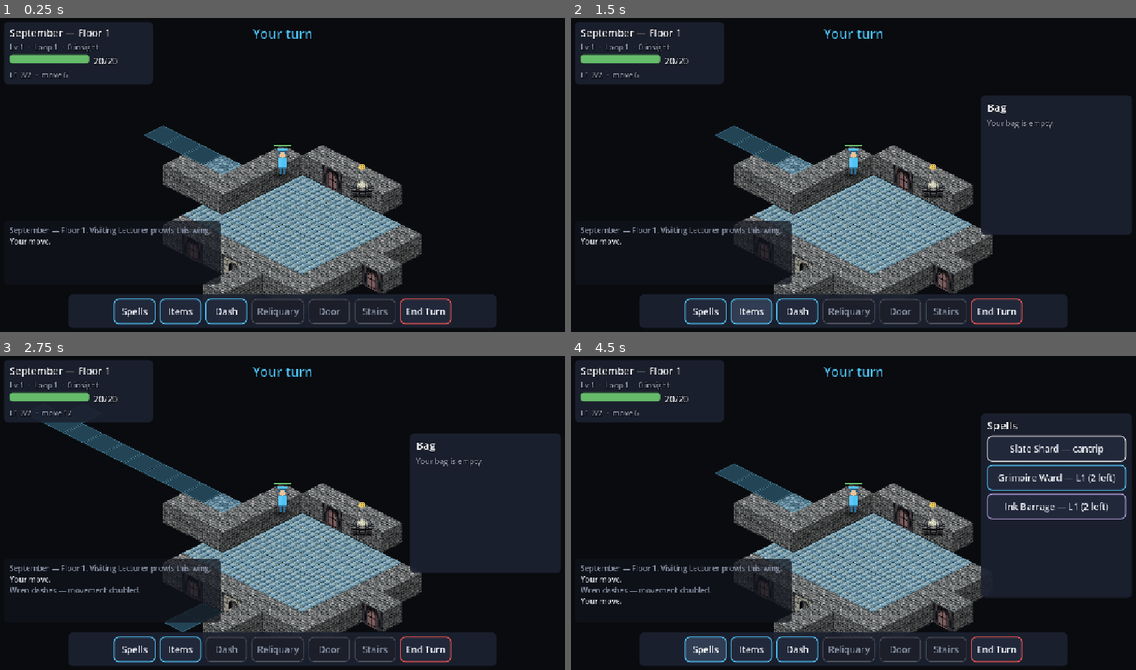
Above: before the commit, frames 1-4 (two rows, left to right).
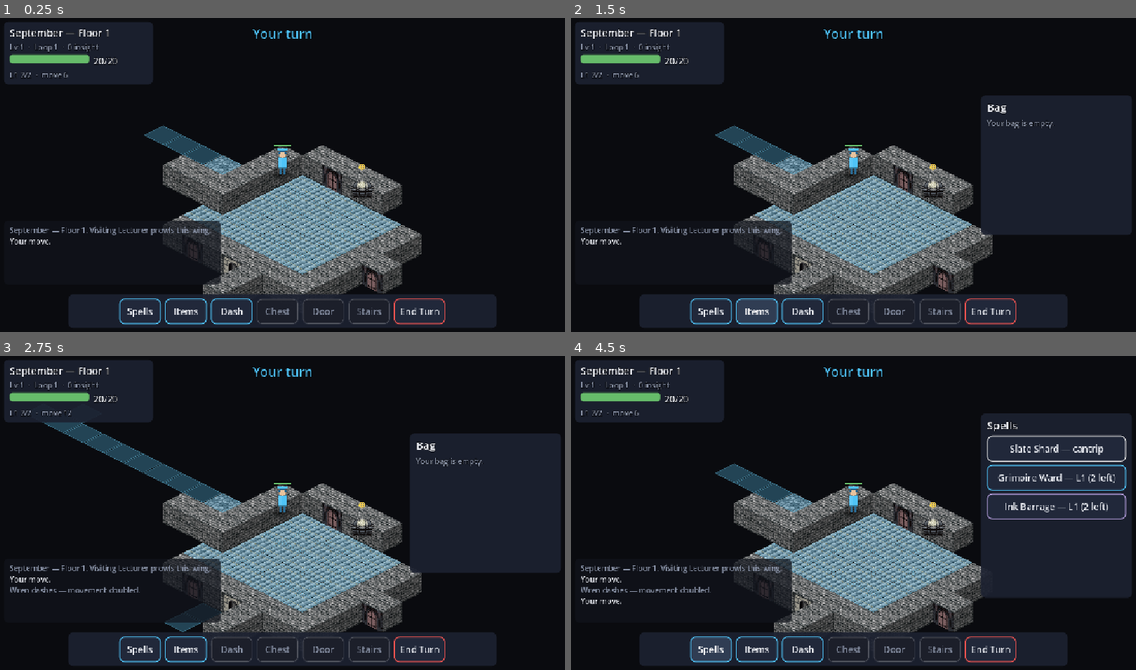
Above: after the commit, the same moments.

Repository: icco/curriculum
Game: Godot game, scene res://scenes/Main.tscn
Two runs of this game, one before a commit and one after it. Both use one fixed random seed, a clock stepped at 60 frames per second and the inputs below.
Inputs (mouse positions are in pixels of both pictures, inside the frame that each line leads up to):
- Up to frame 1 (0.25 s): no input
- Up to frame 2 (1.5 s): click "Spells" at 0.5 s; click "Items" at 1.25 s
- Up to frame 3 (2.75 s): click "Dash" at 2 s
- Up to frame 4 (4.5 s): click "End Turn" at 2.75 s; tap Enter (action_confirm) at 3.5 s; move the mouse to (977, 497) at 3.52 s; hold Enter (action_confirm) 3.53-4.25 s; click (977, 497) at 3.67 s; click "Spells" at 4.25 s

The runs differ from the first frame. In frame 1, 1.0% of the frame differs, in the area x 20-80%, y 89-98%; in frame 2, 1.1%; in frame 3, 1.0%; in frame 4, 1.1%.

Commit message:
refactor: rename reliquary to chest
Covers the Prop and Floor enums, the room type and its label, the HUD button,
hint and log strings, the manifest, and the asset filenames.

"Chest Row" as a room name reads a little oddly where "Reliquary Row" did not;
say the word and it becomes Vault Row or similar.

Co-Authored-By: Claude Opus 5 <noreply@anthropic.com>

Diff:
--- a/scripts/Main.gd
+++ b/scripts/Main.gd
@@ -171,13 +171,13 @@
 	var container: Dictionary = session.map.containers.get(cell, {})
 	if not container.is_empty() and not bool(container.get("looted", false)):
 		if not session.has_action():
-			hud.set_hint("No action left to open that reliquary.")
+			hud.set_hint("No action left to open that chest.")
 			return true
 		pending = {"kind": "loot", "cell": cell}
 		mode = Mode.PREVIEW
 		board.set_cursor(cell)
 		hud.show_confirm("Open")
-		hud.set_hint("Open the reliquary. Tap again or Confirm.")
+		hud.set_hint("Open the chest. Tap again or Confirm.")
 		return true
 	if session.map.doors.has(cell):
 		pending = {"kind": "door", "cell": cell}
--- a/scripts/core/FloorSession.gd
+++ b/scripts/core/FloorSession.gd
@@ -252,14 +252,14 @@
 		return []
 	var cell := adjacent_container()
 	if cell == Vector2i(-1, -1):
-		return [{"type": "info", "text": "No reliquary within reach."}]
+		return [{"type": "info", "text": "No chest within reach."}]
 	if not tm.spend_action(player):
 		return [{"type": "info", "text": "No action left this turn."}]
 	(map.containers[cell] as Dictionary)["looted"] = true
 	var item := Roster.roll_loot(depth)
 	if item == null:
 		return [{"type": "loot", "cell": cell, "item": null,
-			"text": "The reliquary is empty. Someone got here first."}]
+			"text": "The chest is empty. Someone got here first."}]
 	return [{"type": "loot", "cell": cell, "item": item, "text": _take_item(item)}]
 
 ## Auto-equips upgrades so mobile play needs no inventory screen.
--- a/scripts/core/MapData.gd
+++ b/scripts/core/MapData.gd
@@ -5,7 +5,7 @@
 ## (line of sight, cover, reachability). Knows nothing about rendering.
 
 enum Tile { VOID, FLOOR, WALL, DOOR, STAIRS }
-enum Prop { NONE, DESK, CHAIR, BRAZIER, RELIQUARY, BOOKSHELF, RUNE_SLATE, PODIUM }
+enum Prop { NONE, DESK, CHAIR, BRAZIER, CHEST, BOOKSHELF, RUNE_SLATE, PODIUM }
 enum Cover { NONE, HALF, THREE_QUARTERS }
 
 ## Waist-high props: they cost movement and grant half cover, but you can see
@@ -13,7 +13,7 @@
 const LOW_PROPS := [Prop.DESK, Prop.CHAIR, Prop.BRAZIER, Prop.PODIUM]
 ## Props taller than a person: three-quarters cover to anyone standing against
 ## them, and a hard sight blocker at any greater distance.
-const TALL_PROPS := [Prop.RELIQUARY, Prop.BOOKSHELF, Prop.RUNE_SLATE]
+const TALL_PROPS := [Prop.CHEST, Prop.BOOKSHELF, Prop.RUNE_SLATE]
 
 const DIRS_8 := [
 	Vector2i(1, 0), Vector2i(-1, 0), Vector2i(0, 1), Vector2i(0, -1),
--- a/scripts/core/MapGenerator.gd
+++ b/scripts/core/MapGenerator.gd
@@ -3,7 +3,7 @@
 
 ## NetHack-flavoured floor plan generator dressed up as an academy wing:
 ## rejection-sampled rectangular rooms joined by one-tile hallways, then
-## furnished with cover props, warded reliquaries, doors and a stairwell.
+## furnished with cover props, warded chests, doors and a stairwell.
 
 const ROOM_KINDS := {
 	"lecture_hall": {"label": "Lecture Hall", "weight": 4.0, "min": Vector2i(6, 5), "max": Vector2i(11, 8)},
@@ -11,7 +11,7 @@
 	"scriptorium": {"label": "Scriptorium", "weight": 1.5, "min": Vector2i(8, 7), "max": Vector2i(13, 10)},
 	"refectory": {"label": "Refectory", "weight": 1.0, "min": Vector2i(9, 8), "max": Vector2i(14, 11)},
 	"training_yard": {"label": "Training Yard", "weight": 1.0, "min": Vector2i(10, 8), "max": Vector2i(14, 11)},
-	"reliquary_row": {"label": "Reliquary Row", "weight": 2.0, "min": Vector2i(5, 4), "max": Vector2i(9, 7)},
+	"chest_row": {"label": "Chest Row", "weight": 2.0, "min": Vector2i(5, 4), "max": Vector2i(9, 7)},
 	"proctors_study": {"label": "Proctor's Study", "weight": 1.5, "min": Vector2i(5, 4), "max": Vector2i(8, 6)},
 }
 
@@ -173,7 +173,7 @@
 			"scriptorium": _furnish_scriptorium(map, room)
 			"refectory": _furnish_refectory(map, room)
 			"training_yard": _furnish_training_yard(map, room)
-			"reliquary_row": _furnish_reliquaries(map, room)
+			"chest_row": _furnish_chests(map, room)
 			"proctors_study": _furnish_study(map, room)
 	_scatter_hall_props(map)
 	_clear_thresholds(map)
@@ -214,7 +214,7 @@
 				_try_prop(map, Vector2i(x, y), MapData.Prop.DESK)
 	for i in 3:
 		_try_prop(map, map.random_floor_in_room(room), MapData.Prop.BOOKSHELF)
-	_try_prop(map, map.random_floor_in_room(room), MapData.Prop.RELIQUARY)
+	_try_prop(map, map.random_floor_in_room(room), MapData.Prop.CHEST)
 
 func _furnish_scriptorium(map: MapData, room: Dictionary) -> void:
 	var rect: Rect2i = room["rect"]
@@ -238,21 +238,21 @@
 	for i in 5:
 		_try_prop(map, map.random_floor_in_room(room), MapData.Prop.CHAIR)
 	for i in 2:
-		_try_prop(map, map.random_floor_in_room(room), MapData.Prop.RELIQUARY)
-
-func _furnish_reliquaries(map: MapData, room: Dictionary) -> void:
+		_try_prop(map, map.random_floor_in_room(room), MapData.Prop.CHEST)
+
+func _furnish_chests(map: MapData, room: Dictionary) -> void:
 	var rect: Rect2i = room["rect"]
 	for x in range(rect.position.x, rect.end.x):
 		if Dice.chance(0.7):
-			_try_prop(map, Vector2i(x, rect.position.y), MapData.Prop.RELIQUARY)
+			_try_prop(map, Vector2i(x, rect.position.y), MapData.Prop.CHEST)
 		if Dice.chance(0.7):
-			_try_prop(map, Vector2i(x, rect.end.y - 1), MapData.Prop.RELIQUARY)
+			_try_prop(map, Vector2i(x, rect.end.y - 1), MapData.Prop.CHEST)
 
 func _furnish_study(map: MapData, room: Dictionary) -> void:
 	var rect: Rect2i = room["rect"]
 	_try_prop(map, rect.position, MapData.Prop.DESK)
 	_try_prop(map, Vector2i(rect.end.x - 1, rect.position.y), MapData.Prop.BOOKSHELF)
-	_try_prop(map, Vector2i(rect.position.x, rect.end.y - 1), MapData.Prop.RELIQUARY)
+	_try_prop(map, Vector2i(rect.position.x, rect.end.y - 1), MapData.Prop.CHEST)
 	for i in 2:
 		_try_prop(map, map.random_floor_in_room(room), MapData.Prop.CHAIR)
 
@@ -271,7 +271,7 @@
 			if wall_neighbors >= 2:
 				continue
 			if Dice.chance(0.03):
-				_try_prop(map, p, MapData.Prop.RELIQUARY)
+				_try_prop(map, p, MapData.Prop.CHEST)
 			elif Dice.chance(0.03):
 				_try_prop(map, p, MapData.Prop.BRAZIER)
 
@@ -369,7 +369,7 @@
 	for y in height:
 		for x in width:
 			var p := Vector2i(x, y)
-			if map.prop_at(p) == MapData.Prop.RELIQUARY and _adjacent_reachable(map, p, reach):
+			if map.prop_at(p) == MapData.Prop.CHEST and _adjacent_reachable(map, p, reach):
 				locker_cells.append(p)
 
 	for p: Vector2i in Dice.shuffled(locker_cells).slice(0, loot_target):
@@ -396,7 +396,7 @@
 	for p: Vector2i in Dice.shuffled(candidates):
 		if map.containers.size() >= loot_target:
 			break
-		map.set_prop(p, MapData.Prop.RELIQUARY)
+		map.set_prop(p, MapData.Prop.CHEST)
 		var after: Dictionary = map.flood_fill(map.entry_pos, width * height)["cost"]
 		if after.size() < baseline - 1:
 			map.set_prop(p, MapData.Prop.NONE)  # would have sealed something off
--- a/scripts/ui/HUD.gd
+++ b/scripts/ui/HUD.gd
@@ -123,7 +123,7 @@
 		["spells", "Spells", &""],
 		["items", "Items", &""],
 		["dash", "Dash", &""],
-		["loot", "Reliquary", &""],
+		["loot", "Chest", &""],
 		["door", "Door", &""],
 		["descend", "Stairs", &""],
 		["end_turn", "End Turn", &"DangerButton"],
--- a/scripts/view/ArtFactory.gd
+++ b/scripts/view/ArtFactory.gd
@@ -9,7 +9,7 @@
 const BLOCK_H := 32  ## how far a wall/door block rises above its floor diamond
 
 ## Floor tile ids inside the floor atlas (one column each).
-enum Floor { HALL, LECTURE_HALL, ALCHEMY, SCRIPTORIUM, REFECTORY, TRAINING_YARD, RELIQUARY, STUDY, STAIRS }
+enum Floor { HALL, LECTURE_HALL, ALCHEMY, SCRIPTORIUM, REFECTORY, TRAINING_YARD, CHEST, STUDY, STAIRS }
 ## Block tile ids inside the block atlas.
 enum Block { WALL, DOOR_CLOSED, DOOR_OPEN }
 
@@ -19,7 +19,7 @@
 	"scriptorium": Floor.SCRIPTORIUM,
 	"refectory": Floor.REFECTORY,
 	"training_yard": Floor.TRAINING_YARD,
-	"reliquary_row": Floor.RELIQUARY,
+	"chest_row": Floor.CHEST,
 	"proctors_study": Floor.STUDY,
 }
 
@@ -30,7 +30,7 @@
 	Floor.SCRIPTORIUM: {"base": Color("6b3f42"), "alt": Color("6b3f42"), "line": Color("532f33"), "pattern": "plain"},
 	Floor.REFECTORY: {"base": Color("5e6b44"), "alt": Color("6a7850"), "line": Color("4a5436"), "pattern": "checker"},
 	Floor.TRAINING_YARD: {"base": Color("8a6a3a"), "alt": Color("8a6a3a"), "line": Color("6d5330"), "pattern": "planks"},
-	Floor.RELIQUARY: {"base": Color("4f5560"), "alt": Color("4f5560"), "line": Color("3c414a"), "pattern": "plain"},
+	Floor.CHEST: {"base": Color("4f5560"), "alt": Color("4f5560"), "line": Color("3c414a"), "pattern": "plain"},
 	Floor.STUDY: {"base": Color("3f5749"), "alt": Color("3f5749"), "line": Color("31443a"), "pattern": "plain"},
 	Floor.STAIRS: {"base": Color("2f6b8a"), "alt": Color("3a7ea1"), "line": Color("235268"), "pattern": "stairs"},
 }
--- a/scripts/view/PropSprite.gd
+++ b/scripts/view/PropSprite.gd
@@ -47,7 +47,7 @@
 			IsoDraw.shadow(self, 0.4, 0.26)
 			IsoDraw.box(self, 0.36, 20, Color("6b4a2f"))
 			IsoDraw.box(self, 0.5, 3, Color("8a6440"), Vector2(0, -20))
-		MapData.Prop.RELIQUARY:
+		MapData.Prop.CHEST:
 			IsoDraw.shadow(self, 0.6, 0.32)
 			var body: Color = Color("6a4f38") if not looted else Color("4a392b")
 			IsoDraw.box(self, 0.62, 38, body)
@@ -78,7 +78,7 @@
 		_:
 			pass
 
-## Warded seal: this reliquary still holds something.
+## Warded seal: this chest still holds something.
 func _draw_seal() -> void:
 	draw_circle(Vector2(0, -45), 5.0, Color(1.0, 0.84, 0.35, 0.35))
 	draw_arc(Vector2(0, -45), 4.0, 0, TAU, 12, Color("ffd54f"), 1.6)
--- a/tests/test_art.gd
+++ b/tests/test_art.gd
@@ -133,7 +133,7 @@
 	falsy(ArtLibrary.has("entities/nobody"), "has() reports absence")
 
 func test_art_keys_match_the_enum_names() -> void:
-	eq(ArtLibrary.prop_key(MapData.Prop.RELIQUARY), "props/reliquary", "prop key from enum")
+	eq(ArtLibrary.prop_key(MapData.Prop.CHEST), "props/chest", "prop key from enum")
 	eq(ArtLibrary.prop_key(MapData.Prop.RUNE_SLATE), "props/rune_slate", "underscored prop key")
 	eq(ArtLibrary.floor_key(ArtFactory.Floor.SCRIPTORIUM), "tiles/floor_scriptorium", "floor key")
 	eq(ArtLibrary.block_key(ArtFactory.Block.DOOR_OPEN), "tiles/block_door_open", "block key")
--- a/tests/test_combat.gd
+++ b/tests/test_combat.gd
@@ -85,7 +85,7 @@
 	eq(int(half["ac"]), bare + 2, "half cover adds 2 AC")
 
 	m.set_prop(Vector2i(5, 5), MapData.Prop.NONE)
-	m.set_prop(Vector2i(7, 5), MapData.Prop.RELIQUARY)
+	m.set_prop(Vector2i(7, 5), MapData.Prop.CHEST)
 	var three := Combat.defended_ac(defender, attacker.grid_pos, m)
 	eq(int(three["ac"]), bare + 5, "three-quarters cover adds 5 AC")
 
--- a/tests/test_map.gd
+++ b/tests/test_map.gd
@@ -55,7 +55,7 @@
 
 func test_tall_props_give_three_quarters_when_hugged() -> void:
 	var m := _open_room()
-	m.set_prop(Vector2i(7, 5), MapData.Prop.RELIQUARY)
+	m.set_prop(Vector2i(7, 5), MapData.Prop.CHEST)
 	# Locker sits directly in front of the defender at (8,5).
 	truthy(m.has_line_of_sight(Vector2i(2, 5), Vector2i(8, 5)), "adjacent locker still allows the shot")
 	eq(m.cover_between(Vector2i(2, 5), Vector2i(8, 5)), MapData.Cover.THREE_QUARTERS, "locker = 3/4 cover")
--- a/tests/test_mapgen.gd
+++ b/tests/test_mapgen.gd
@@ -87,7 +87,7 @@
 		truthy(map.containers.size() >= 2, "at least two lootable lockers")
 		var reach: Dictionary = map.flood_fill(map.entry_pos, map.width * map.height)["cost"]
 		for p: Vector2i in map.containers:
-			eq(map.prop_at(p), MapData.Prop.RELIQUARY, "container %s is a locker" % str(p))
+			eq(map.prop_at(p), MapData.Prop.CHEST, "container %s is a locker" % str(p))
 			var adjacent := false
 			for dir: Vector2i in MapData.DIRS_8:
 				if reach.has(p + dir):
--- /dev/null
+++ b/tools/_probe.gd
@@ -0,0 +1,34 @@
+extends SceneTree
+const ImportAssets := preload("res://tools/import_assets.gd")
+func _process(_d: float) -> bool:
+	var S := "/private/tmp/claude-501/-Users-nat-Projects-curriculum/eae3b895-5a3d-4e1b-a5cd-773afd5a8106/scratchpad/"
+	var args := OS.get_cmdline_user_args()
+	var category: String = args[0]
+	var names := args.slice(1)
+	var cell := Vector2i(300, 340)
+	var sheet := Image.create(cell.x * 4, cell.y * names.size(), false, Image.FORMAT_RGBA8)
+	# Two backdrops, since contrast against the floor is the thing that fails.
+	sheet.fill(Color(0.07, 0.07, 0.09, 1))
+	for row in names.size():
+		var target := ImportAssets.target_height(category, names[row])
+		for i in 4:
+			var path := "res://assets/source/%s/%s-%d.webp" % [category, names[row], i + 1]
+			if not FileAccess.file_exists(path):
+				continue
+			var img := Image.load_from_file(ProjectSettings.globalize_path(path))
+			img.convert(Image.FORMAT_RGBA8)
+			var trimmed := ImportAssets.trim_transparent(img)
+			if trimmed == null:
+				continue
+			var scale := float(target) / float(trimmed.get_height())
+			ImportAssets.resize_without_halo(trimmed,
+				maxi(1, int(round(trimmed.get_width() * scale))), target)
+			var big := trimmed.duplicate()
+			big.resize(big.get_width() * 4, big.get_height() * 4, Image.INTERPOLATE_NEAREST)
+			var origin := Vector2i(i * cell.x + 10, row * cell.y + 10)
+			sheet.blend_rect(big, Rect2i(Vector2i.ZERO, big.get_size()), origin)
+			sheet.blend_rect(trimmed, Rect2i(Vector2i.ZERO, trimmed.get_size()),
+				Vector2i(i * cell.x + 10, row * cell.y + 300))
+	sheet.save_png(S + "figures.png")
+	quit(0)
+	return true
--- a/tools/import_assets.gd
+++ b/tools/import_assets.gd
@@ -23,7 +23,7 @@
 const HEIGHTS := {
 	# props
 	"desk": 30, "chair": 26, "brazier": 40, "podium": 34,
-	"rune_slate": 48, "reliquary": 52, "reliquary_looted": 52, "bookshelf": 62,
+	"rune_slate": 48, "chest": 52, "chest_looted": 52, "bookshelf": 62,
 	# entities: a person is 48, rank reads through size
 	"player": 48, "novice": 44, "disputation_adept": 46, "illusionist": 47,
 	"battle_chanter": 50, "proctor": 50, "visiting_lecturer": 50,
Not shown, changed: assets/prompts/manifest.json
Binary file added: assets/source/entities/battle_chanter-1.webp
Not shown, added: assets/source/entities/battle_chanter-1.webp.import
Binary file added: assets/source/entities/battle_chanter-2.webp
Not shown, added: assets/source/entities/battle_chanter-2.webp.import
Binary file added: assets/source/entities/battle_chanter-3.webp
Not shown, added: assets/source/entities/battle_chanter-3.webp.import
Binary file added: assets/source/entities/battle_chanter-4.webp
Not shown, added: assets/source/entities/battle_chanter-4.webp.import
Binary file added: assets/source/entities/disputation_adept-1.webp
Not shown, added: assets/source/entities/disputation_adept-1.webp.import
Binary file added: assets/source/entities/disputation_adept-2.webp
(and 116 more such lines)
